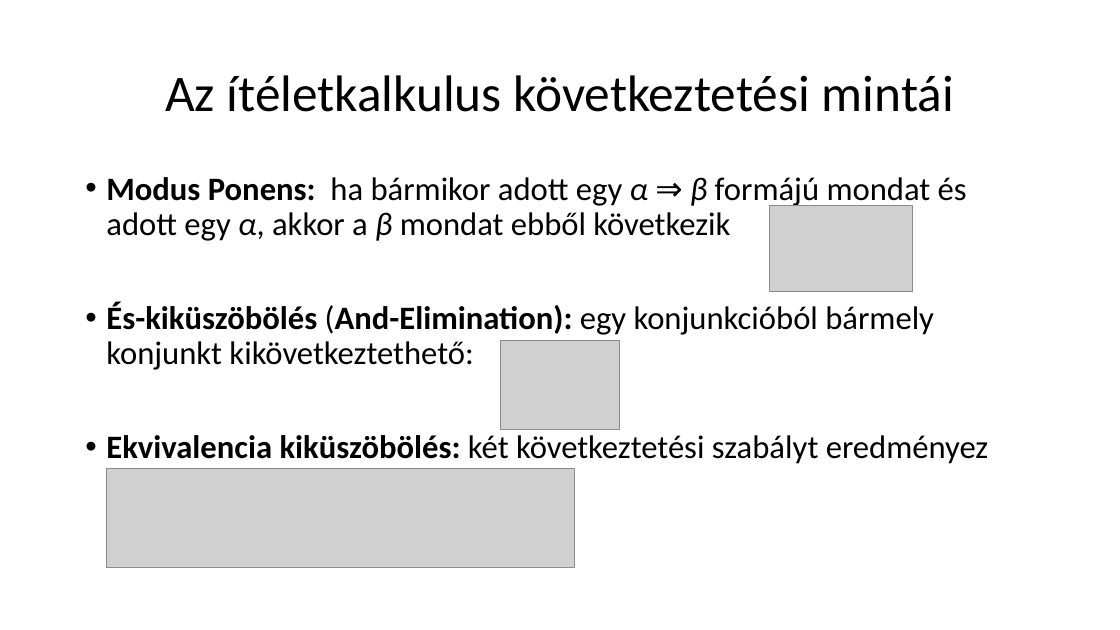
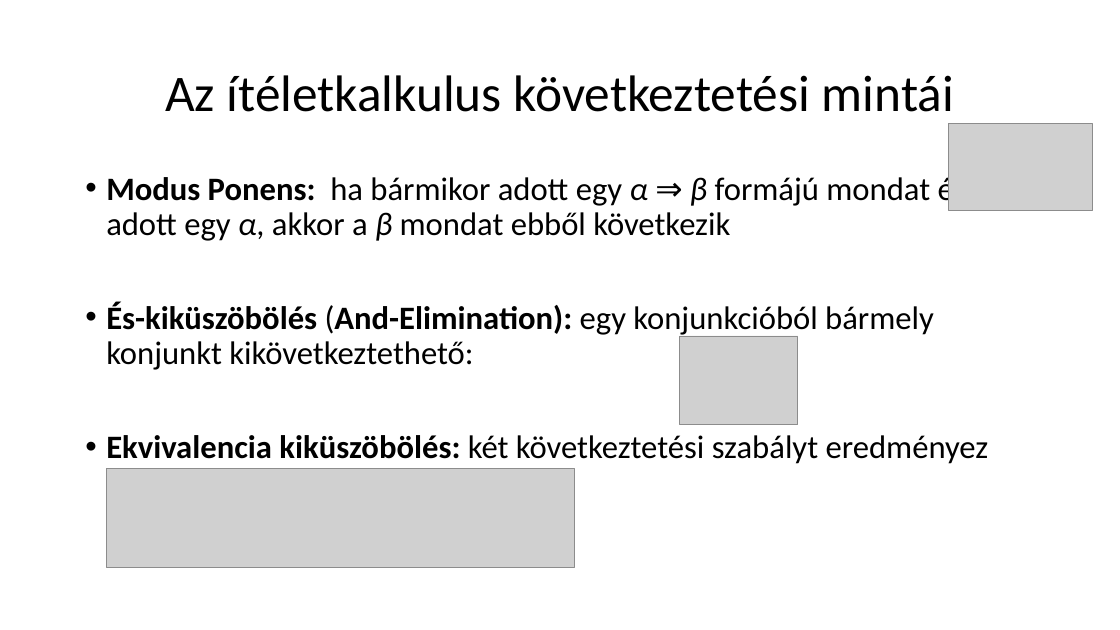
Before and after one commit to Pecneb/AdvancedC-, a slide deck: slide 31 of Eloadasok/SZE_MI/Logikai ágensek.pptx. Drawn at 1120x630 pixels with LibreOffice and Linux fonts; fonts in the diff are those of the drawing; grey boxes stand for pictures. Boxes give left, top, right and bottom in pixels: in the first picture for what was removed or moved away, otherwise in the second. Text is boxed around its words. In the diff, an @@ line names an element or a change of style, - is before the commit and + after.

```diff
--- a/Eloadasok/SZE_MI/Logikai ágensek.pptx
+++ b/Eloadasok/SZE_MI/Logikai ágensek.pptx
@@ picture: place and size @@
-picture at [770, 205, 912, 292]
+picture at [949, 124, 1092, 210]
@@ text "Modus Ponens: ha bármikor adott ..." rewrapped from [106, 177, 989, 464] to [106, 173, 989, 464] @@
@@ picture: place and size @@
-picture at [501, 340, 619, 429]
+picture at [680, 336, 798, 425]
```
Also in this commit, not shown: 28 other slides changed, 5 other files.
